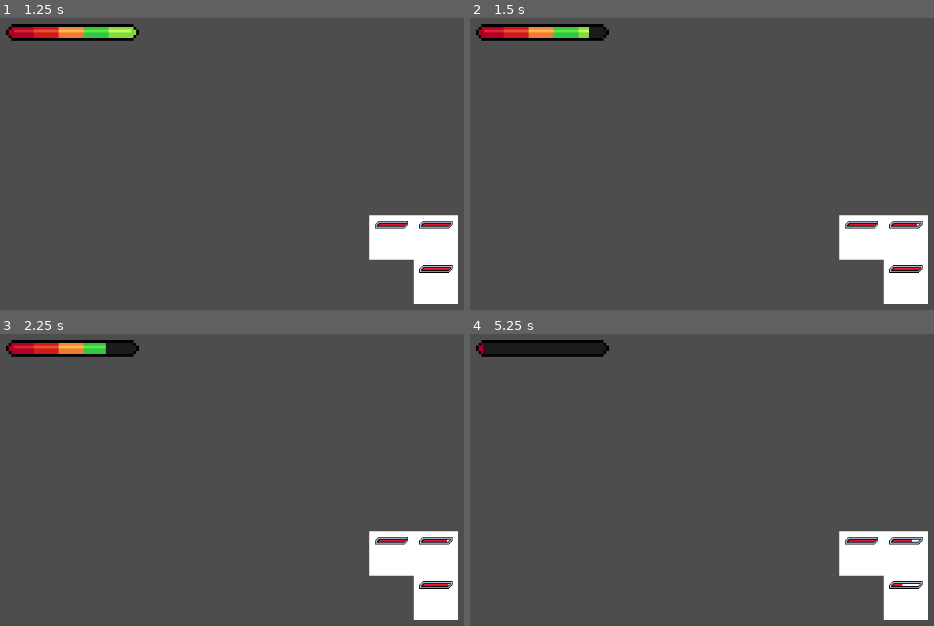
Above: before the commit, frames 1-4 (two rows, left to right).
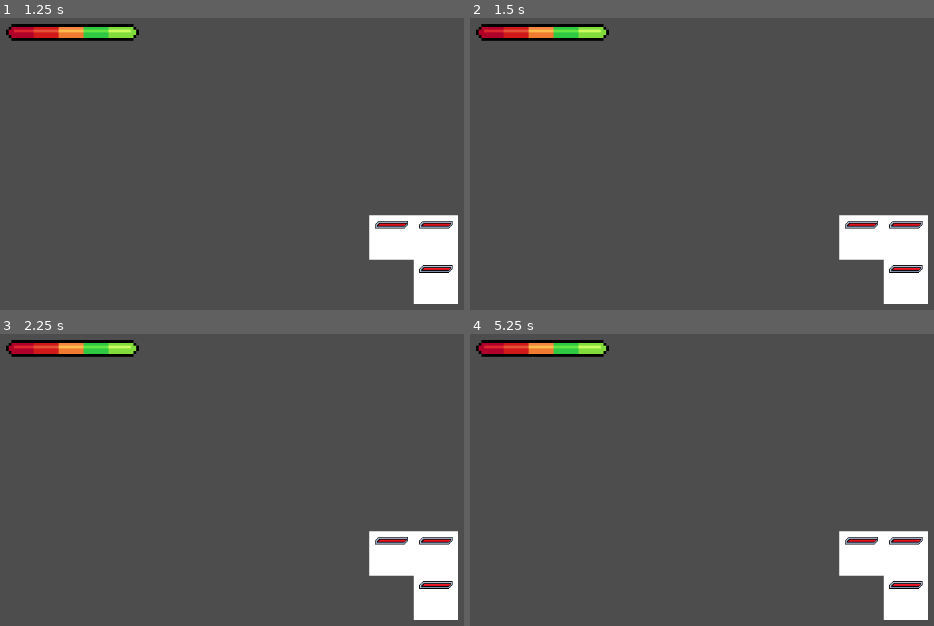
Above: after the commit, the same moments.

Repository: zuiyu1998/text_dungeon
Game: Godot game, scene res://main.tscn
Same seed, same stepped clock (60 frames per second), same inputs: the game is played once before the commit and once after it.
Inputs (mouse positions are in pixels of both pictures, inside the frame that each line leads up to):
- Up to frame 1 (1.25 s): tap Enter at 0.5 s; press the mouse at (389, 237) at 0.53 s
- Up to frame 2 (1.5 s): tap Space at 1.25 s; move the mouse to (906, 237) at 1.27 s; release the mouse at (906, 237) at 1.28 s; click (906, 237) at 1.35 s
- Up to frame 3 (2.25 s): tap Enter at 2 s; move the mouse to (436, 596) at 2.02 s; press the mouse at (436, 596) at 2.03 s
- Up to frame 4 (5.25 s): tap Space at 2.75, 4.25 s; move the mouse to (outside the picture) at 2.77 s; release the mouse at (outside the picture) at 2.78 s; click (outside the picture) at 2.85 s; tap Enter at 3.5 s; move the mouse to (outside the picture) at 3.52 s; press the mouse at (outside the picture) at 3.53 s; move the mouse to (623, 485) at 4.27 s; release the mouse at (623, 485) at 4.28 s; click (623, 485) at 4.35 s; move the mouse to (901, 553) at 5.02 s; press the mouse at (901, 553) at 5.03 s

Frame 1 is identical in both runs. In frame 2, 0.1% of the frame differs, in the area x 25-98%, y 3-72%; in frame 3, 0.3%; in frame 4, 1.0%, in the area x 2-98%, y 3-87%.

Commit message:
refactor: 战斗系统

Diff:
--- a/src/battle/battle_calculator.gd
+++ b/src/battle/battle_calculator.gd
@@ -1,4 +1,5 @@
 class_name BattleCalculator
+extends RefCounted
 
 var hit_calculator: HitCalculator = HitCalculator.new()
 var damage_calculator: DamageCalculator = DamageCalculator.new()
@@ -14,12 +15,17 @@
 
 
 static func get_damage(options: BattleOptions) -> int:
-	var damage = BattleOptionBuilder.new_battle_option_builder(options, "damage")
+	var damage = 0
+	var base_damge = options.damage_source.damage
 
-	var manager = BattleNumberManager.new()
-	manager.data.assign([damage])
+	damage += base_damge
 
-	return manager.get_battle_number()
+	for damage_dice in options.damage_source.damage_dices:
+		# todo 根据成功状态是否添加更多的数值
+		var dice_result = damage_dice.get_dice_result()
+		damage += dice_result.number
+
+	return damage
 
 
 static func get_coordinate(options: BattleOptions) -> int:
@@ -104,7 +110,7 @@
 	calculator.hit_calculator.armor_hit = hit
 
 	calculator.damage_calculator.damage = BattleCalculator.get_damage(active)
-	calculator.damage_calculator.damage_type = active.damage_type
+	calculator.damage_calculator.damage_type = active.damage_source.damage_type
 	calculator.damage_calculator.coordinate = BattleCalculator.get_coordinate(unactive)
 	calculator.damage_calculator.thump = BattleCalculator.get_thump(active)
 	calculator.damage_calculator.thump_dice = thump_dice
--- a/src/battle/battle_item.gd
+++ b/src/battle/battle_item.gd
@@ -3,13 +3,13 @@
 extends RefCounted
 
 
-func get_battle_option() -> BattleOptions:
+func get_battle_option(_rand: RandomNumberGenerator) -> BattleOptions:
 	printerr("[BattleItem] get_battle_option not initialization")
 	return
 
 
-func get_first_attack_judgment() -> FirstAttackJudgment:
-	return FirstAttackJudgment.from_battle_options(self.get_battle_option())
+func get_first_attack_judgment(rand: RandomNumberGenerator) -> FirstAttackJudgment:
+	return FirstAttackJudgment.from_battle_options(self.get_battle_option(rand))
 
 
 func destroy():
--- a/src/battle/battle_options.gd
+++ b/src/battle/battle_options.gd
@@ -15,11 +15,8 @@
 # 物理命中骰子
 var physical_hit_dice_options: Dice.DiceOption = Dice.DiceOption.new()
 
-# 伤害数值
-var damage: int = 0
-
-# 伤害类型
-var damage_type: Damage.DamageType = Damage.DamageType.PUNCTURE
+# 伤害来源
+var damage_source: DamageSource = DamageSource.new()
 
 # 协调
 var coordinate: int = 10
@@ -44,3 +41,16 @@
 	if self[option_name]:
 		return self[option_name]
 	return 0
+
+
+# 伤害来源
+class DamageSource:
+	extends RefCounted
+	# 基础伤害数值
+	var damage: int = 0
+
+	# 伤害类型
+	var damage_type: Damage.DamageType = Damage.DamageType.PUNCTURE
+
+	# 随机伤害
+	var damage_dices: Array[Dice] = []
--- a/src/battle/battle_system.gd
+++ b/src/battle/battle_system.gd
@@ -9,7 +9,7 @@
 	active: BattleItem, unactive: BattleItem, rand: RandomNumberGenerator
 ) -> BattleResult:
 	var battle_calculator = BattleCalculator.new_battle_calculator_from_rand(
-		active.get_battle_option(), unactive.get_battle_option(), rand
+		active.get_battle_option(rand), unactive.get_battle_option(rand), rand
 	)
 	return battle_calculator.get_result()
 
@@ -24,6 +24,7 @@
 
 func start_battle():
 	var rand := RandomNumberGenerator.new()
+	_sort(rand)
 
 	var active_item: BattleItem = items[active_item_index]
 	var unactive_item: BattleItem = items[unactive_item_index]
@@ -55,12 +56,14 @@
 		return
 
 
-func _sort():
+func _sort(
+	rand: RandomNumberGenerator,
+):
 	items.sort_custom(
 		func(a: BattleItem, b: BattleItem):
 			return (
-				a.get_first_attack_judgment().first_attack
-				> b.get_first_attack_judgment().first_attack
+				a.get_first_attack_judgment(rand).first_attack
+				> b.get_first_attack_judgment(rand).first_attack
 			)
 	)
 
@@ -68,6 +71,5 @@
 static func new_battle_system(new_battle_items: Array[BattleItem]) -> BattleSystem:
 	var battle_system = BattleSystem.new()
 	battle_system.items.assign(new_battle_items)
-	battle_system._sort()
 
 	return battle_system
--- a/src/core/damage.gd
+++ b/src/core/damage.gd
@@ -2,7 +2,17 @@
 
 enum DamageType {
 	# 穿刺
-	PUNCTURE = 0,
+	PUNCTURE,
 	# 钝击
-	BLUNT = 1
+	BLUNT,
+	# 火
+	FIRE
 }
+
+
+static func is_physic(damage_type: DamageType) -> bool:
+	return damage_type in [DamageType.PUNCTURE, DamageType.BLUNT]
+
+
+static func is_magic(damage_type: DamageType) -> bool:
+	return damage_type in [DamageType.FIRE]
--- a/src/core/number_builder/fixed_number_builder.gd
+++ b/src/core/number_builder/fixed_number_builder.gd
@@ -3,9 +3,9 @@
 var value: int = 0
 
 
-static func new_number_builder(max_value: int) -> FixedNumberBuilder:
+static func new_number_builder(value: int) -> FixedNumberBuilder:
 	var number_builder = FixedNumberBuilder.new()
-	number_builder.value = max_value
+	number_builder.value = value
 	return number_builder
 
 
--- a/src/enemy/enemy.gd
+++ b/src/enemy/enemy.gd
@@ -13,7 +13,6 @@
 
 func on_interaction():
 	print("battle start")
-
 	var player_battle_item = StatsBattleItem.new_stats_battle_item(GLOBAL.player.get_character())
 	var enemy_battle_item = StatsBattleItem.new_stats_battle_item(get_character())
 
--- a/src/stats/stats.gd
+++ b/src/stats/stats.gd
@@ -25,7 +25,7 @@
 
 # 获取伤害
 func get_damage() -> int:
-	return 2
+	return _state.get_battle_source_state().damage
 
 
 func get_health_progress() -> float:
--- a/src/stats/stats_battle_item.gd
+++ b/src/stats/stats_battle_item.gd
@@ -9,14 +9,14 @@
 	return stats_battle_item
 
 
-func get_battle_option() -> BattleOptions:
+func get_battle_option(_rand: RandomNumberGenerator) -> BattleOptions:
 	var options = BattleOptions.new()
-	options.damage = _character.get_stats().get_damage()
+	options.damage_source.damage = _character.get_stats().get_damage()
 	return options
 
 
-func get_first_attack_judgment() -> FirstAttackJudgment:
-	return FirstAttackJudgment.from_battle_options(self.get_battle_option())
+func get_first_attack_judgment(rand: RandomNumberGenerator) -> FirstAttackJudgment:
+	return FirstAttackJudgment.from_battle_options(self.get_battle_option(rand))
 
 
 func destroy():
--- a/src/stats/stats_state.gd
+++ b/src/stats/stats_state.gd
@@ -1,6 +1,11 @@
 class_name StatsState
 
 signal health_update(cul_health: int)
+
+var physic_battle_source_state: BattleSourceState = BattleSourceState.new()
+var magic_battle_source_state: BattleSourceState = BattleSourceState.new()
+
+var damage_type: Damage.DamageType = Damage.DamageType.BLUNT
 
 # 血量
 var health: int = 20
@@ -9,7 +14,18 @@
 var max_health: int = 20
 
 
+func get_battle_source_state() -> BattleSourceState:
+	if Damage.is_physic(damage_type):
+		return physic_battle_source_state
+	return magic_battle_source_state
+
+
 func update_health(v: int):
 	self.health += v
 	self.health = mini(self.health, self.max_health)
 	health_update.emit()
+
+
+class BattleSourceState:
+	extends RefCounted
+	var damage: int = 0
--- a/tests/unit/test_battle_system.gd
+++ b/tests/unit/test_battle_system.gd
@@ -3,11 +3,14 @@
 
 func test_battle_calculator():
 	var first_options = BattleOptions.new()
-	first_options.damage = 10
+	first_options.damage_source.damage = 5
+	var number = FixedNumberBuilder.new_number_builder(5)
+	var dice = Dice.new_dice(number)
+	first_options.damage_source.damage_dices.assign([dice])
 
 	var second_options = BattleOptions.new()
 
-	second_options.resistance_map[first_options.damage_type] = 150
+	second_options.resistance_map[first_options.damage_source.damage_type] = 150
 
 	var physical_hit_number_builder = FixedNumberBuilder.new_number_builder(11)
 	var thump_number_builder = FixedNumberBuilder.new_number_builder(11)
@@ -77,19 +80,20 @@
 	extends BattleItem
 	var options = BattleOptions.new()
 	var count = 0
+	var is_active = false
 
-	func get_battle_option() -> BattleOptions:
+	func get_battle_option(_rand: RandomNumberGenerator) -> BattleOptions:
 		return options
 
-	func get_first_attack_judgment() -> FirstAttackJudgment:
-		return FirstAttackJudgment.from_battle_options(self.get_battle_option())
+	func get_first_attack_judgment(rand: RandomNumberGenerator) -> FirstAttackJudgment:
+		return FirstAttackJudgment.from_battle_options(self.get_battle_option(rand))
 
 	func destroy():
 		print("TestBattleItem destroy.")
 
 	func apply_battle_result(_res: BattleResult):
 		count += 1
-		print("TestBattleItem apply_battle_result.")
+		print("TestBattleItem apply_battle_result")
 
 	func get_die() -> bool:
 		print("TestBattleItem get_die true.")
@@ -99,6 +103,7 @@
 func test_battle_system():
 	var first_item = TestBattleItem.new()
 	first_item.options.first_attack = 10
+	first_item.is_active = true
 
 	var second_item = TestBattleItem.new()
 	second_item.options.first_attack = 2
Renamed: src/stats/character.gd -> src/common/character/character.gd
Not shown, added: rfcs/武器.md
